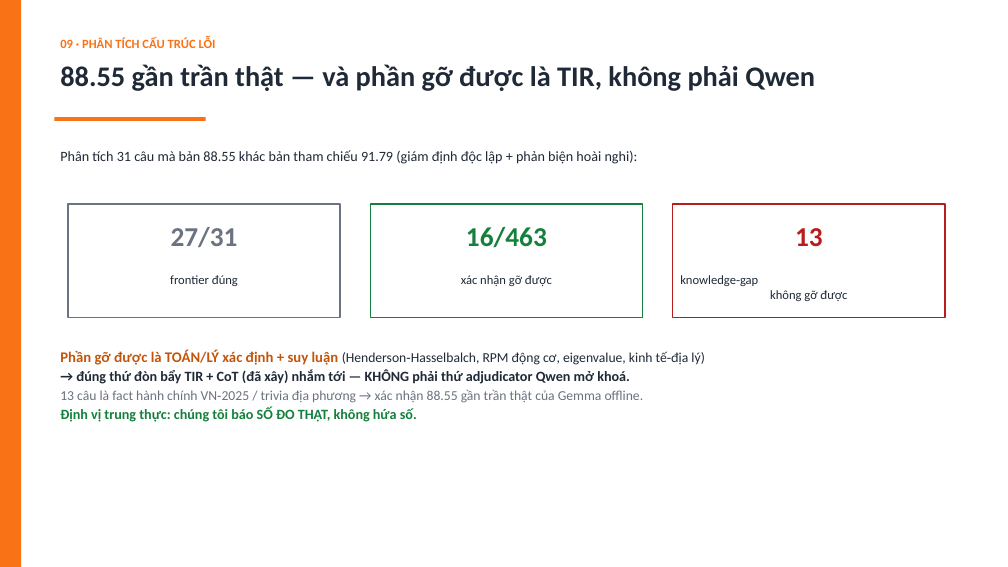
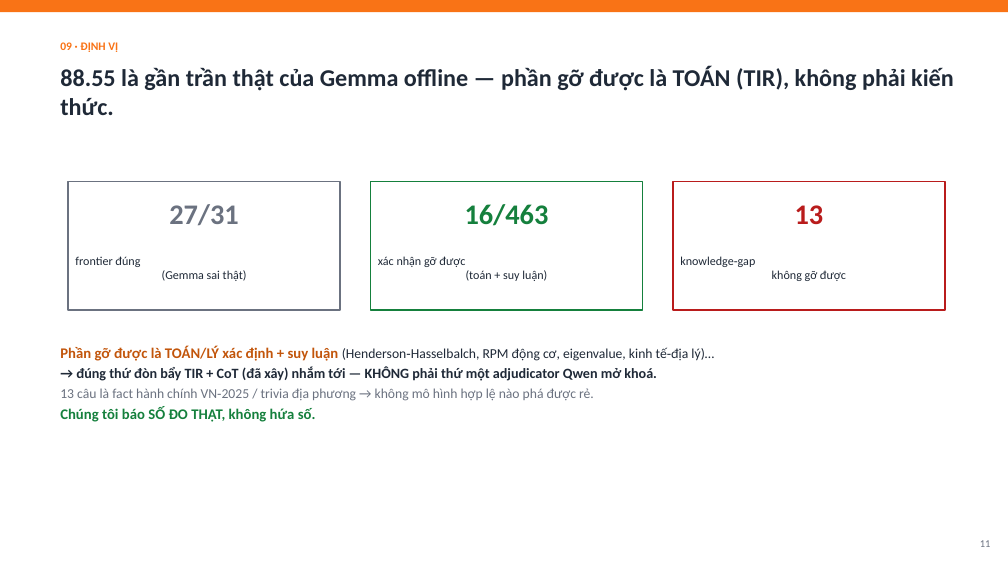
Before and after one commit to meiiie/bang_c, a slide deck: slide 11 of docs/Neko-Core-Thuyet-minh-phuong-phap.pptx (slide 10 before the commit). Drawn at 1008x567 pixels with LibreOffice and Linux fonts; fonts in the diff are those of the drawing. Boxes give left, top, right and bottom in pixels: in the first picture for what was removed or moved away, otherwise in the second. Text is boxed around its words. In the diff, an @@ line names an element or a change of style, - is before the commit and + after.

```diff
--- a/docs/Neko-Core-Thuyet-minh-phuong-phap.pptx
+++ b/docs/Neko-Core-Thuyet-minh-phuong-phap.pptx
@@ rectangle removed at [0, 0, 21, 567] @@
@@ rectangle added at [0, 0, 1008, 12], fill #F97316 @@
@@ text at [60, 42, 118, 52]: text changed; size 12 to 11 pt @@
-09 · PHÂN TÍCH CẤU TRÚC LỖI
+09 · ĐỊNH VỊ
@@ text at [60, 66, 954, 115]: text changed; size 27 to 23 pt @@
-88.55 gần trần thật — và phần gỡ được là TIR, không phải Qwen
+88.55 là gần trần thật của Gemma offline — phần gỡ được là TOÁN (TIR), không phải kiến thức.
@@ rectangle removed at [54, 117, 206, 121] @@
@@ text removed at [60, 150, 638, 164] @@
-Phân tích 31 câu mà bản 88.55 khác bản tham chiếu 91.79 (giám định độc lập + phản biện hoài nghi):
@@ rectangle: place and size @@
-rectangle at [68, 204, 340, 318]
+rectangle at [68, 181, 340, 310]
@@ rectangle at [68, 181, 340, 310]: outline #6B7280 1.25 pt to #6B7280 1.5 pt @@
@@ rectangle: place and size @@
-rectangle at [371, 204, 643, 318]
+rectangle at [371, 181, 643, 310]
@@ rectangle at [371, 181, 643, 310]: outline #15803D 1.25 pt to #15803D 1.5 pt @@
@@ 3 texts: place and size @@
-3 texts at [171, 227, 823, 248]
+3 texts at [169, 204, 824, 226]
@@ size 26 to 27 pt; more space between paragraphs in 3 elements at [169, 204, 239, 226], [465, 204, 549, 226], [795, 205, 824, 224] @@
@@ rectangle: place and size @@
-rectangle at [673, 204, 945, 318]
+rectangle at [673, 181, 945, 310]
@@ rectangle at [673, 181, 945, 310]: outline #B91C1C 1.25 pt to #B91C1C 1.5 pt @@
@@ text at [75, 256, 247, 281]: text changed; size 12 to 11.5 pt @@
-frontier đúng
+frontier đúng
+(Gemma sai thật)
@@ text at [378, 256, 547, 281]: text changed; size 12 to 11.5 pt @@
-xác nhận gỡ được
+xác nhận gỡ được
+(toán + suy luận)
@@ text "knowledge‑gap không gỡ được": place and size @@
-text "knowledge‑gap không gỡ được" at [680, 275, 847, 301]
+text "knowledge‑gap không gỡ được" at [680, 256, 846, 281]
@@ text "knowledge‑gap không gỡ được" at [680, 256, 846, 281]: size 12 to 11.5 pt; more space between paragraphs @@
@@ text at [60, 346, 714, 422]: text changed @@
-Phần gỡ được là TOÁN/LÝ xác định + suy luận (Henderson‑Hasselbalch, RPM động cơ, eigenvalue, kinh tế‑địa lý)
-→ đúng thứ đòn bẩy TIR + CoT (đã xây) nhắm tới — KHÔNG phải thứ adjudicator Qwen mở khoá.
-13 câu là fact hành chính VN‑2025 / trivia địa phương → xác nhận 88.55 gần trần thật của Gemma offline.
-Định vị trung thực: chúng tôi báo SỐ ĐO THẬT, không hứa số.
+Phần gỡ được là TOÁN/LÝ xác định + suy luận (Henderson‑Hasselbalch, RPM động cơ, eigenvalue, kinh tế‑địa lý)…
+→ đúng thứ đòn bẩy TIR + CoT (đã xây) nhắm tới — KHÔNG phải thứ một adjudicator Qwen mở khoá.
+13 câu là fact hành chính VN‑2025 / trivia địa phương → không mô hình hợp lệ nào phá được rẻ.
+Chúng tôi báo SỐ ĐO THẬT, không hứa số.
@@ text added at [980, 540, 991, 547], 10 pt, text #6B7280 @@
+11
```
Also in this commit, not shown: 9 other slides changed, 3 slides added, 2 slides removed, 1 other file.
